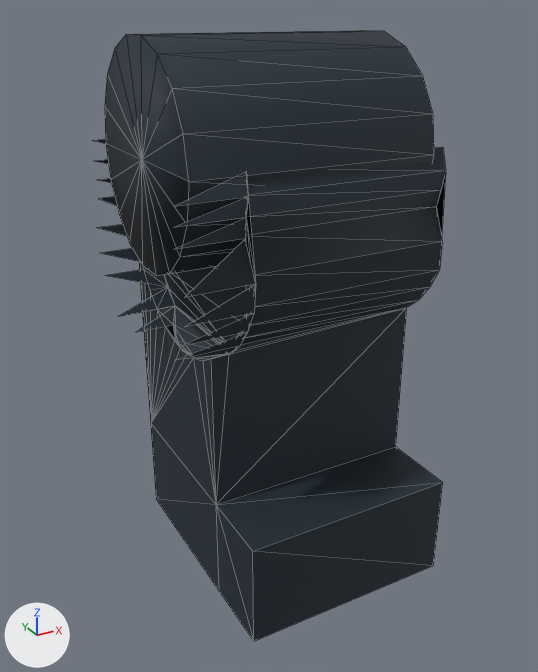
What one commit did to the glTF model wasm/assets/minifig/dex/legR.glb.
Camera for both pictures: a 50 mm lens placed at (-0.475, -0.838, 0.161), pointed at (-0.028, -0.025, -0.246). Lighting does not change. The marker at lower left points along +X, +Y and +Z. The picture after the commit comes second. Mesh edges are drawn as thin lines. Vertices at exactly the same position are counted once.

The first picture shows 'dex_legR'.
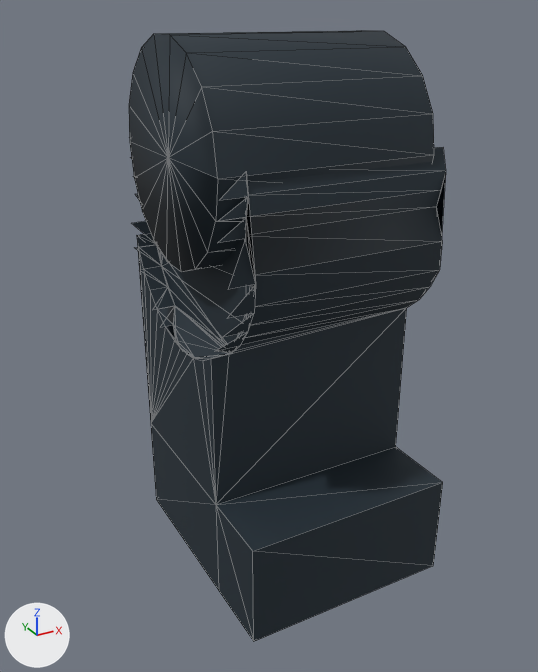
Boxes (x1, y1, x2, y2) around the edits, measured in the pictures (538 x 672 px; the box of a moved part takes in the faces that stretch with it):
'dex_legR', reshaped (10% narrower)
    before: (92, 30, 446, 641)
    after: (129, 30, 446, 641)
part 1 of me_dex_legr, moved or reshaped
    before: (92, 30, 434, 360)
    after: (129, 30, 434, 354)

What the commit changed:
me_dex_legr is used by ob_dex_legr; location (0.0, 0.0, 0.0).
me_dex_legr had 155 vertices, 235 faces and spanned x -0.2..0.156, y -0.192..0.156, z -0.589..0.135.
me_dex_legr now has 155 vertices, 235 faces and spans x -0.15..0.156, y -0.192..0.156, z -0.589..0.135.
me_dex_legr part 1: all 37 vertices in x -0.2..-0.177, y -0.155..0.155, z -0.25..0.135 are scaled about their middle by (0, 1, 1), then moved by (0.039, 0.0, 0.0).
